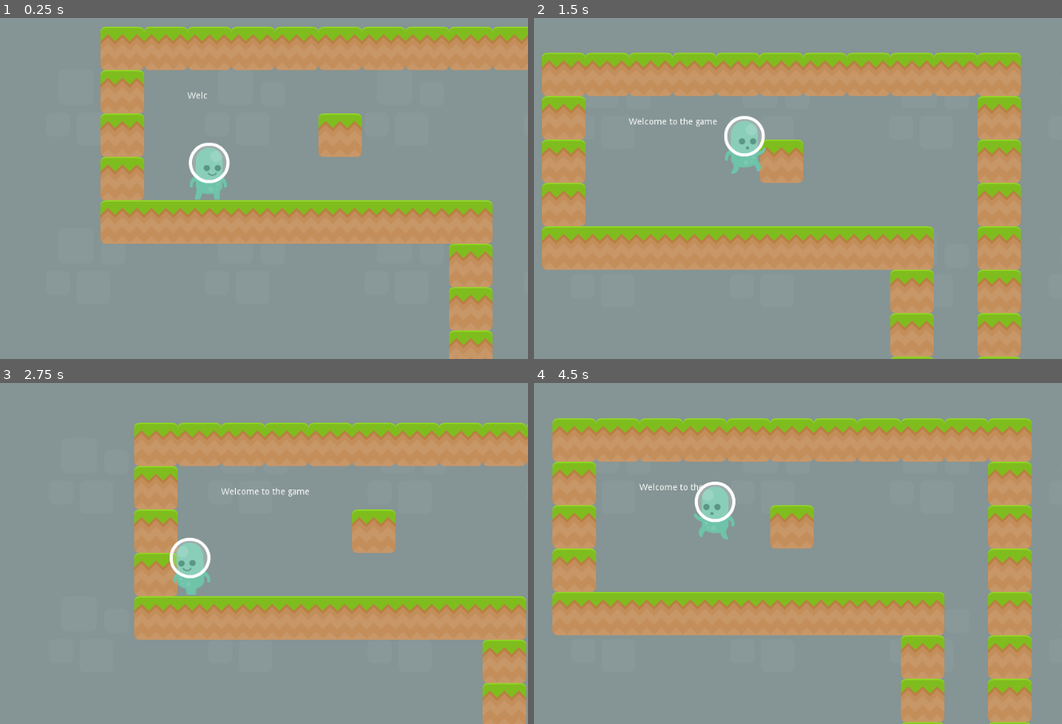
Above: before the commit, frames 1-4 (two rows, left to right).
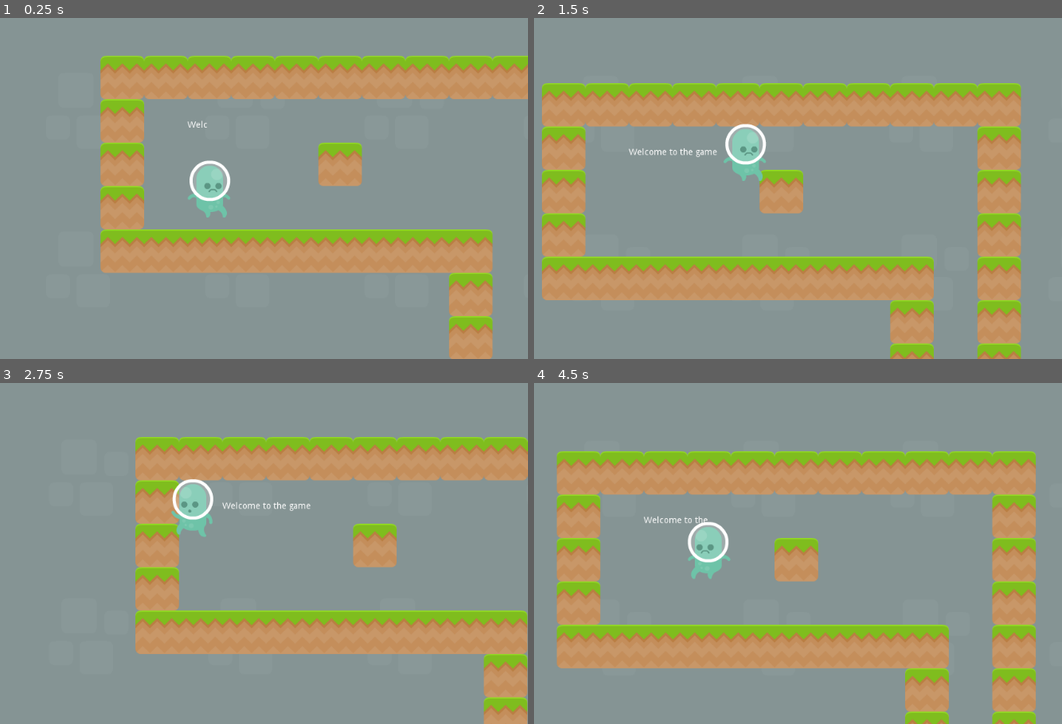
Above: after the commit, the same moments.

Repository: mrdrbob/godot-test
Game: Godot game, scene res://World.tscn
Same seed, same stepped clock (60 frames per second), same inputs: the game is played once before the commit and once after it.
Inputs:
- Up to frame 1 (0.25 s): no input
- Up to frame 2 (1.5 s): hold Up (ui_up) 0.53-1.28 s; hold Right (ui_right) from 0.53 s (still down); tap Up (ui_up) at 1.35 s
- Up to frame 3 (2.75 s): tap Up (ui_up) at 1.52, 1.82 s; release Right (ui_right) at 2.03 s; hold Left (ui_left) from 2.03 s (still down); hold Up (ui_up) from 2.03 s (still down)
- Up to frame 4 (4.5 s): release Left (ui_left) at 2.78 s; release Up (ui_up) at 2.78 s; hold Right (ui_right) 2.78-4.28 s; tap Up (ui_up) at 2.85, 3.02, 3.32, 4.35 s; hold Up (ui_up) 3.53-4.28 s; hold Left (ui_left) from 4.28 s (still down)

The runs differ from the first frame. In frame 1, 37% of the frame differs, in the area x 19-100%, y 2-100%; in frame 2, 43%; in frame 3, 25%; in frame 4, 45%, in the area x 3-96%, y 10-100%.

Commit message:
Updated player control to be more like a state machine. It's... a bit hacky

Diff:
--- a/gd/Player.gd
+++ b/gd/Player.gd
@@ -11,52 +11,196 @@
 const AIR_FRICTION = 0.9
 const JUMP_IMPULSE = -700
 
+enum PlayerState { Idle, Duck, Jump, Fall, Walk, Unknown }
+
 var motion = Vector2()
+var state = PlayerState.Unknown
+var facing_left = false
 
 func _physics_process(delta):
 	motion.y += GRAVITY
+
+	process_state()
+
+	motion = move_and_slide(motion, UP)
+
+func process_state():
+	match (state):
+		PlayerState.Idle: idle_process()
+		PlayerState.Fall: falling_process()
+		PlayerState.Duck: duck_process()
+		PlayerState.Walk: walk_process()
+		PlayerState.Jump: jump_process()
+		_: unknown_enter()
+
+# Unknown state (only switches to another state)
+func unknown_enter():
+	if (!is_on_floor()):
+		falling_enter()
+	else:
+		idle_enter()
+	process_state()
+
+# Idle state
+func idle_enter():
+	state = PlayerState.Idle
+	$Sprite.play("idle")
+
+func idle_process():
+	if (!is_on_floor()):
+		idle_exit()
+		return
+
+	if (Input.is_action_pressed("ui_down")):
+		duck_enter()
+	elif (Input.is_action_pressed("ui_up")):
+		jump_enter()
+	elif (Input.is_action_pressed("ui_left")):
+		walk_enter(true)
+	elif (Input.is_action_pressed("ui_right")):
+		walk_enter(false)
+	else:
+		motion.x *= GROUND_FRICTION
+
+func idle_exit():
+	unknown_enter()
+
+
+# Falling state
+func falling_enter():
+	state = PlayerState.Fall
+	$Sprite.play("fall")
+
+func falling_process():
+	if (is_on_floor()):
+		falling_exit()
+
+	process_air_motion()
+
+func falling_exit():
+	unknown_enter()
+
+
+# Ducking state
+func duck_enter():
+	state = PlayerState.Duck
+	$Sprite.play("duck")
+	$Sprite.offset.y = 10
+	$StandingCollision.disabled = true
+	$CrouchingCollision.disabled = false
+
+func duck_process():
+	if !is_on_floor() or !Input.is_action_pressed("ui_down") or Input.is_action_pressed("ui_up"):
+		duck_exit()
+		return
+	motion *= DUCK_FRICTION
+
+func duck_exit():
 	$Sprite.offset.y = 0
 	$StandingCollision.disabled = false
 	$CrouchingCollision.disabled = true
-
-	if (is_on_floor()):
-		if (Input.is_action_pressed("ui_down")):
-			$Sprite.play("duck")
-			motion *= DUCK_FRICTION
-			$Sprite.offset.y = 10
-			$StandingCollision.disabled = true
-			$CrouchingCollision.disabled = false
+	unknown_enter()
+
+
+
+# Walking state
+func walk_enter(direction):
+	state = PlayerState.Walk
+	facing_left = direction
+	$Sprite.flip_h = facing_left
+	$Sprite.play("walk")
+
+func walk_process():
+	var continue_ui = "ui_left" if facing_left else "ui_right"
+	if Input.is_action_pressed("ui_down") or !Input.is_action_pressed(continue_ui) or Input.is_action_pressed("ui_up"):
+		walk_exit()
+		return
+	if facing_left:
+		motion.x = max(-WALK_MAX, motion.x - WALK_ACC)
+	else:
+		motion.x = min(WALK_MAX, motion.x + WALK_ACC)
+
+func walk_exit():
+	unknown_enter()
+
+
+# Jump state
+func process_air_motion():
+	if Input.is_action_pressed("ui_left"):
+		if motion.x > 50:
+			motion.x *= AIR_FRICTION
 		else:
-			if (Input.is_action_just_pressed("ui_up")):
-				$Sprite.play("jump")
-				motion.y = JUMP_IMPULSE
-			elif (Input.is_action_pressed("ui_left")):
-				$Sprite.flip_h = true
-				$Sprite.play("walk")
-				motion.x = max(-WALK_MAX, motion.x - WALK_ACC)
-			elif (Input.is_action_pressed("ui_right")):
-				$Sprite.flip_h = false
-				$Sprite.play("walk")
-				motion.x = min(WALK_MAX, motion.x + WALK_ACC)
-			else:
-				$Sprite.play("idle")
-				motion.x *= GROUND_FRICTION
-	else:
-		$Sprite.play("jump")
-		if Input.is_action_pressed("ui_left"):
-			if motion.x > 50:
-				motion.x *= AIR_FRICTION
-			else:
-				$Sprite.flip_h = true
-				motion.x = max(-WALK_MAX, motion.x - JUMP_ACC)
-		elif Input.is_action_pressed("ui_right"):
-			if motion.x < -50:
-				motion.x *= AIR_FRICTION
-			else:
-				$Sprite.flip_h = false
-				motion.x = min(WALK_MAX, motion.x + JUMP_ACC)
+			$Sprite.flip_h = true
+			motion.x = max(-WALK_MAX, motion.x - JUMP_ACC)
+	elif Input.is_action_pressed("ui_right"):
+		if motion.x < -50:
+			motion.x *= AIR_FRICTION
 		else:
-			motion.x *= AIR_FRICTION
-
-
-	motion = move_and_slide(motion, UP)
+			$Sprite.flip_h = false
+			motion.x = min(WALK_MAX, motion.x + JUMP_ACC)
+	else:
+		motion.x *= AIR_FRICTION
+
+func jump_enter():
+	state = PlayerState.Jump
+	$Sprite.play("jump")
+	motion.y = JUMP_IMPULSE
+
+func jump_process():
+	if is_on_floor() or motion.y > 0:
+		exit_jump()
+		return
+
+	process_air_motion()
+
+
+func exit_jump():
+	unknown_enter()
+
+#func _physics_process(delta):
+#	motion.y += GRAVITY
+#	$Sprite.offset.y = 0
+#	$StandingCollision.disabled = false
+#	$CrouchingCollision.disabled = true
+#
+#	if (is_on_floor()):
+#		if (Input.is_action_pressed("ui_down")):
+#			$Sprite.play("duck")
+#			motion *= DUCK_FRICTION
+#			$Sprite.offset.y = 10
+#			$StandingCollision.disabled = true
+#			$CrouchingCollision.disabled = false
+#		else:
+#			if (Input.is_action_just_pressed("ui_up")):
+#				$Sprite.play("jump")
+#				motion.y = JUMP_IMPULSE
+#			elif (Input.is_action_pressed("ui_left")):
+#				$Sprite.flip_h = true
+#				$Sprite.play("walk")
+#				motion.x = max(-WALK_MAX, motion.x - WALK_ACC)
+#			elif (Input.is_action_pressed("ui_right")):
+#				$Sprite.flip_h = false
+#				$Sprite.play("walk")
+#				motion.x = min(WALK_MAX, motion.x + WALK_ACC)
+#			else:
+#				$Sprite.play("idle")
+#				motion.x *= GROUND_FRICTION
+#	else:
+#		$Sprite.play("jump")
+#		if Input.is_action_pressed("ui_left"):
+#			if motion.x > 50:
+#				motion.x *= AIR_FRICTION
+#			else:
+#				$Sprite.flip_h = true
+#				motion.x = max(-WALK_MAX, motion.x - JUMP_ACC)
+#		elif Input.is_action_pressed("ui_right"):
+#			if motion.x < -50:
+#				motion.x *= AIR_FRICTION
+#			else:
+#				$Sprite.flip_h = false
+#				motion.x = min(WALK_MAX, motion.x + JUMP_ACC)
+#		else:
+#			motion.x *= AIR_FRICTION
+#
+#
+#	motion = move_and_slide(motion, UP)
--- a/gd/Player.tscn
+++ b/gd/Player.tscn
@@ -16,6 +16,7 @@
 [ext_resource path="res://player/p1_duck.png" type="Texture" id=14]
 [ext_resource path="res://player/p1_walk05.png" type="Texture" id=15]
 [ext_resource path="res://misc-gfx/bg_castle.png" type="Texture" id=16]
+[ext_resource path="res://player/p1_hurt.png" type="Texture" id=17]
 
 [sub_resource type="SpriteFrames" id=1]
 animations = [ {
@@ -38,6 +39,11 @@
 "loop": true,
 "name": "duck",
 "speed": 5.0
+}, {
+"frames": [ ExtResource( 17 ) ],
+"loop": true,
+"name": "fall",
+"speed": 5.0
 } ]
 
 [sub_resource type="RectangleShape2D" id=2]
@@ -51,7 +57,7 @@
 
 [node name="Sprite" type="AnimatedSprite" parent="."]
 frames = SubResource( 1 )
-animation = "duck"
+animation = "fall"
 
 [node name="StandingCollision" type="CollisionShape2D" parent="."]
 position = Vector2( 0, 4.20447 )
--- a/gd/World.tscn
+++ b/gd/World.tscn
@@ -17,7 +17,7 @@
 }
 
 [node name="Player" parent="." instance=ExtResource( 2 )]
-position = Vector2( 245, 245 )
+position = Vector2( 245, 175 )
 
 [node name="ExitDoor" parent="." instance=ExtResource( 17 )]
 position = Vector2( 1190, 1645 )
Not shown: 1 places in gd/Player.tscn that only renumber resources
Not shown, changed: readme.md
